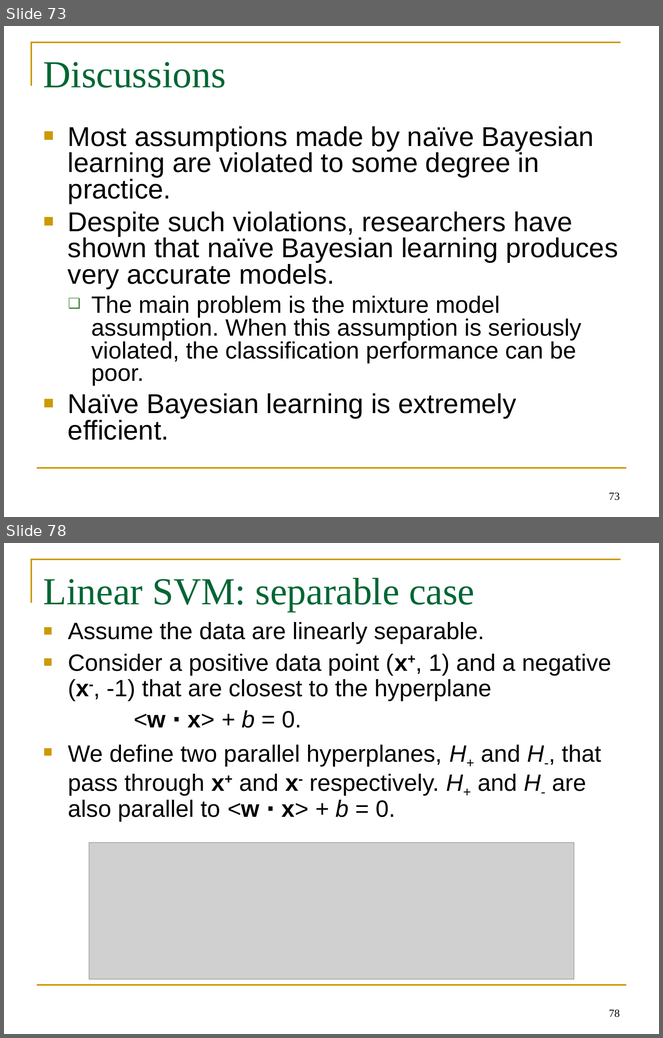
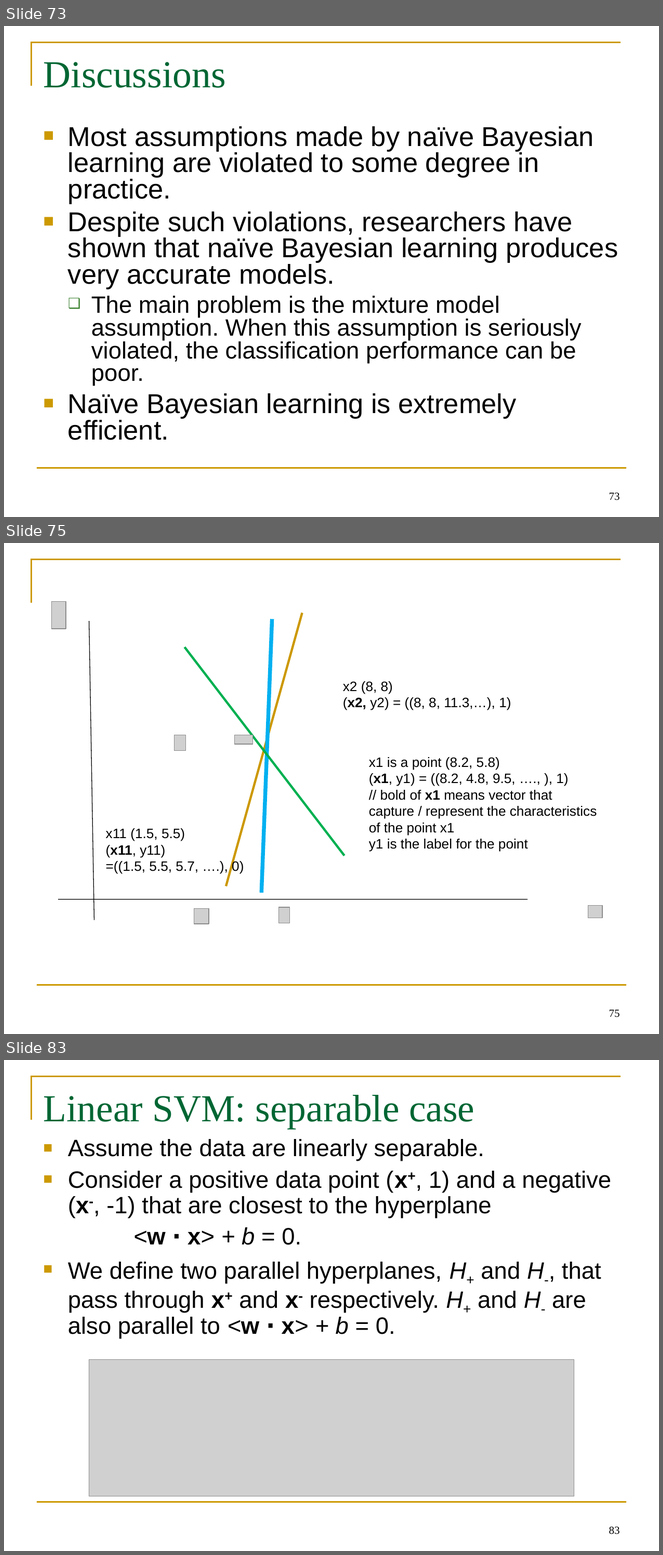
Before and after one commit to BeiyuLinCS/beiyulin.github.io, a slide deck: teach/spring_21/behavior_modeling/week6_supervised_learning.ppt. Shown one above the other, each under a label of ours: slides 73 and 78 before the commit, slides 73, 75 and 83 after it; the slides between them are not shown. The pictures are 663x1038 and 663x1555 pixels, drawn with LibreOffice and Linux fonts; fonts in the diff are those of the drawing; grey boxes stand for pictures; background and template pictures are left out. Boxes give left, top, right and bottom in pixels: in the first picture for what was removed or moved away, otherwise in the second. Text is boxed around its words. In the diff, an @@ line names an element or a change of style, - is before the commit and + after.

```diff
--- a/teach/spring_21/behavior_modeling/week6_supervised_learning.ppt
+++ b/teach/spring_21/behavior_modeling/week6_supervised_learning.ppt
@@ slide 75 added at [4,543,659,1034], background #FFFFFF; not listed: 2 template elements that a slide beside it also shows @@
@@ picture added at [52,601,66,629] @@
@@ line added from (302, 613) to (226, 886), #CC9800 2.49 pt @@
@@ line added from (272, 619) to (261, 893), #00B0F0 4.25 pt @@
@@ line added from (89, 621) to (94, 921), #000000 0.74 pt @@
@@ line added from (185, 647) to (345, 856), #00B050 2.49 pt @@
@@ text added at [343,681,511,710], 15 pt, text #000000 @@
+x2 (8, 8)
+(x2, y2) = ((8, 8, 11.3,…), 1)
@@ picture added at [175,735,186,750] @@
@@ picture added at [235,735,253,744] @@
@@ text added at [369,757,597,852], 15 pt, text #000000 @@
+x1 is a point (8.2, 5.8)
+(x1, y1) = ((8.2, 4.8, 9.5, …., ), 1)
+// bold of x1 means vector that capture / represent the characteristics of the point x1
+y1 is the label for the point
@@ text added at [106,828,244,874], 15 pt, text #000000 @@
+x11 (1.5, 5.5)
+(x11, y11)
+=((1.5, 5.5, 5.7, ….), 0)
@@ line added from (528, 899) to (59, 899), #000000 0.74 pt @@
@@ picture added at [194,909,208,924] @@
@@ picture added at [279,908,289,923] @@
@@ picture added at [588,906,603,918] @@
@@ page number added at [609,1010,620,1018], 12 pt, text #000000 @@
+75
@@ what was slide 78 is now slide 83 @@
@@ page number at [609,1527,620,1535]: text changed @@
-78
+83
```
Also in this commit, not shown: 4 slides changed, 8 other slides added, 14 slides removed, 22 other files.
